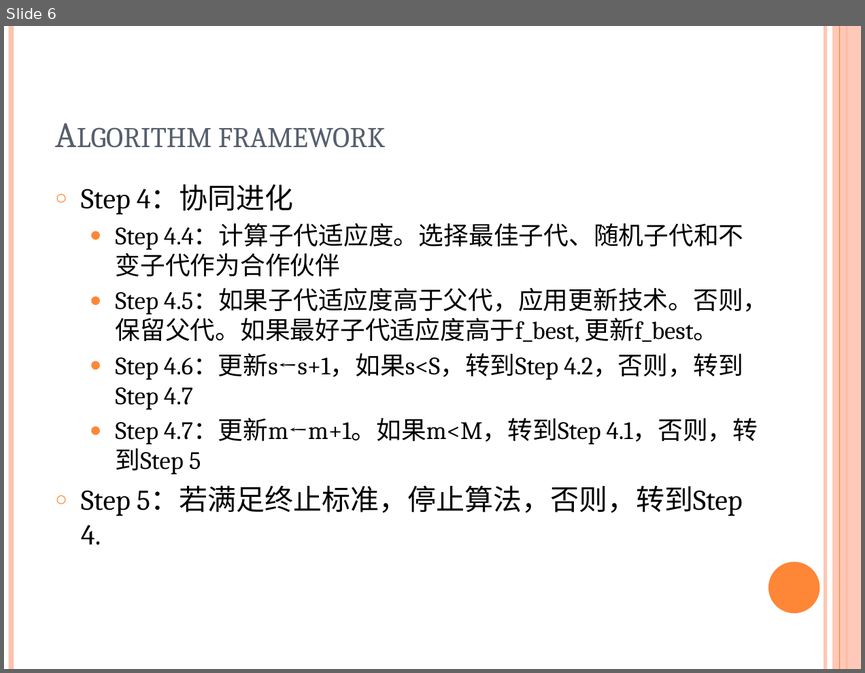
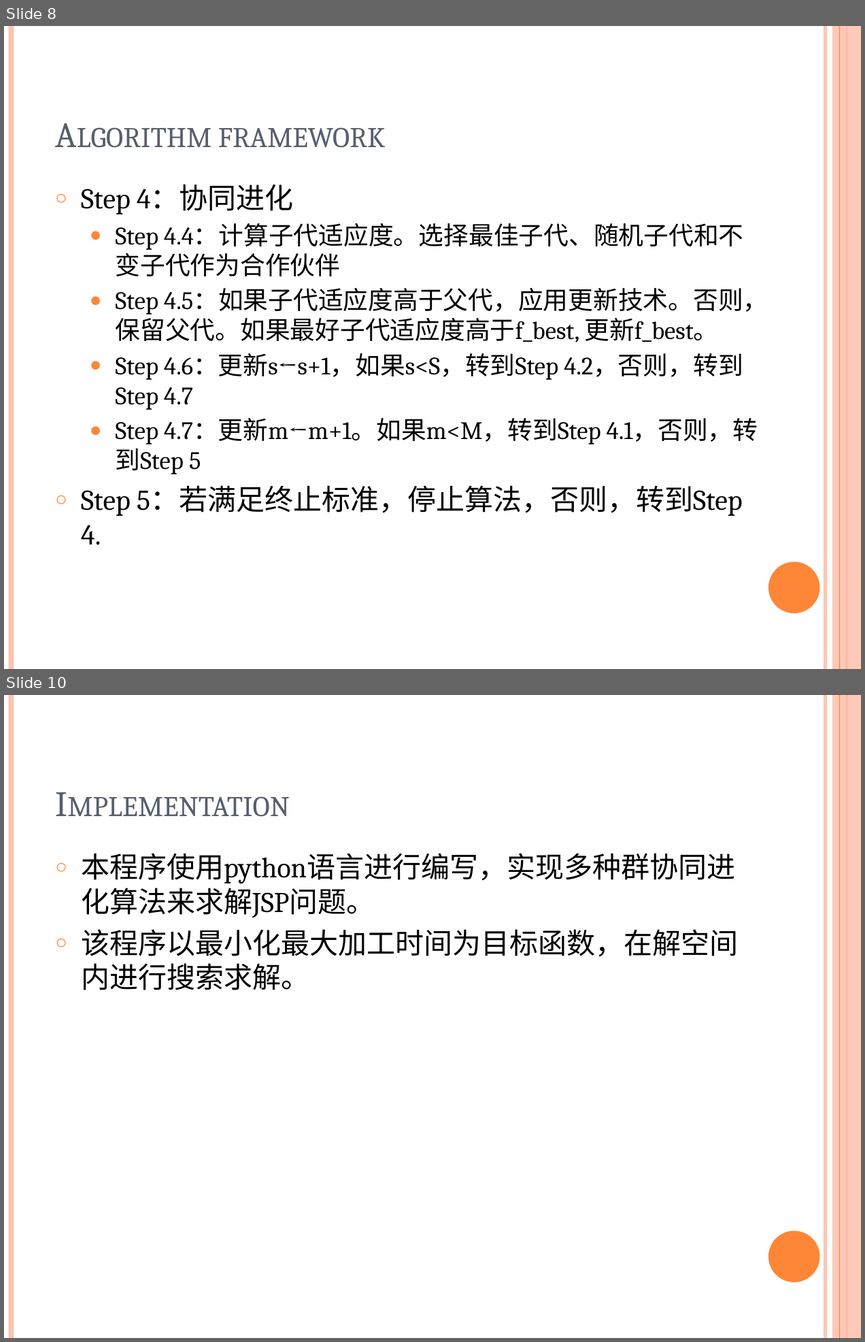
Before and after one commit to likaihz/EAS, a slide deck: JiaChenghao/合作协同进化算法解决作业调度问题.pptx. Shown one above the other, each under a label of ours: slide 6 before the commit, slides 8 and 10 after it; the slides between them are not shown. The pictures are 865x673 and 865x1342 pixels, drawn with LibreOffice and Linux fonts; fonts in the diff are those of the drawing. Boxes give left, top, right and bottom in pixels: in the first picture for what was removed or moved away, otherwise in the second. Text is boxed around its words. In the diff, an @@ line names an element or a change of style, - is before the commit and + after.

```diff
--- a/JiaChenghao/合作协同进化算法解决作业调度问题.pptx
+++ b/JiaChenghao/合作协同进化算法解决作业调度问题.pptx
@@ slide 10 added at bbox=[4, 695, 861, 1338], background #FFFFFF; not listed: 6 template elements that a slide beside it also shows @@
@@ title added at bbox=[47, 721, 747, 828], 30 pt, text #575F6D, small capitals @@
+Implementation
@@ text added at bbox=[81, 853, 738, 990], 24 pt, text #000000 @@
+○ 本程序使用python语言进行编写，实现多种群协同进化算法来求解JSP问题。
+○ 该程序以最小化最大加工时间为目标函数，在解空间内进行搜索求解。
@@ what was slide 6 is now slide 8 @@
```
Also in this commit, not shown: 7 other slides added, 1 other file.
